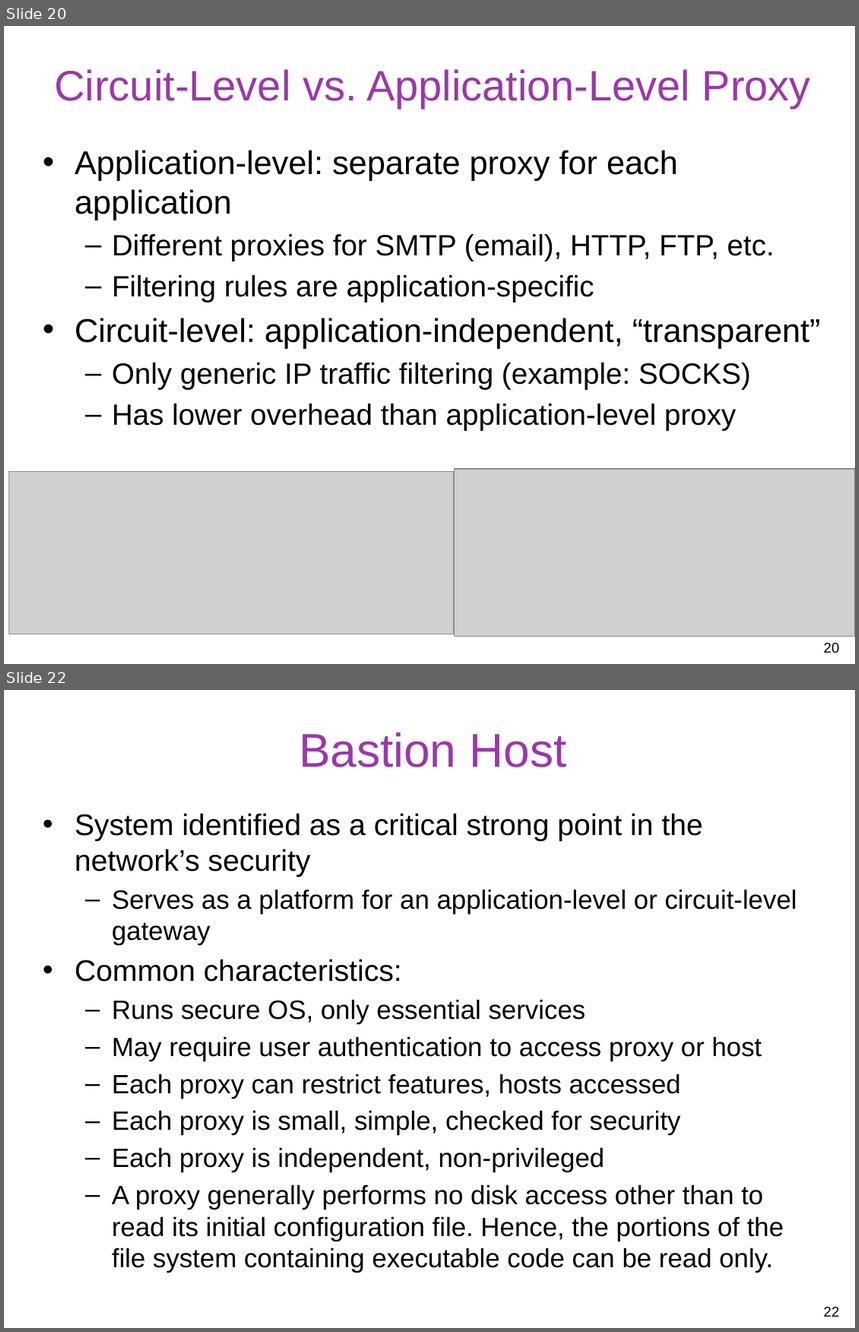
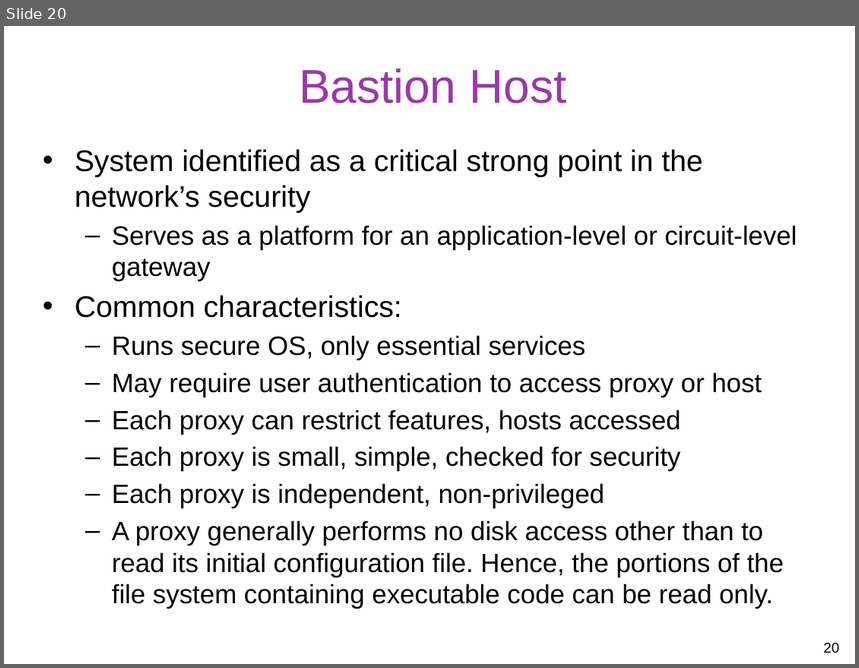
Before and after one commit to gulaoshi/gu.github.io, a slide deck: InfoSec/PPTs/L10-CH09-Firewalls and Intrusion Prevention.pptx. Shown one above the other, each under a label of ours: slides 20 and 22 before the commit, slide 20 after it; the slides between them are not shown. The pictures are 859x1332 and 859x668 pixels, drawn with LibreOffice and Linux fonts; fonts in the diff are those of the drawing; grey boxes stand for pictures. Boxes give left, top, right and bottom in pixels: in the first picture for what was removed or moved away, otherwise in the second. Text is boxed around its words. In the diff, an @@ line names an element or a change of style, - is before the commit and + after.

```diff
--- a/InfoSec/PPTs/L10-CH09-Firewalls and Intrusion Prevention.pptx
+++ b/InfoSec/PPTs/L10-CH09-Firewalls and Intrusion Prevention.pptx
@@ slide 20 removed at (x1=4, y1=26, x2=855, y2=664), background #FFFFFF @@
@@ title removed at (x1=54, y1=69, x2=811, y2=108) @@
-Circuit-Level vs. Application-Level Proxy
@@ text removed at (x1=75, y1=150, x2=821, y2=431) @@
-• Application-level: separate proxy for each application
-  – Different proxies for SMTP (email), HTTP, FTP, etc.
-  – Filtering rules are application-specific
-• Circuit-level: application-independent, “transparent”
-  – Only generic IP traffic filtering (example: SOCKS)
-  – Has lower overhead than application-level proxy
@@ picture removed at (x1=9, y1=472, x2=454, y2=635) @@
@@ picture removed at (x1=454, y1=470, x2=855, y2=637) @@
@@ page number removed at (x1=824, y1=643, x2=840, y2=653) @@
-20
@@ what was slide 22 is now slide 20 @@
@@ page number at (x1=824, y1=643, x2=840, y2=653): text changed @@
-22
+20
```
Also in this commit, not shown: 5 slides changed, 1 slide added, 2 other slides removed, 24 other files.
